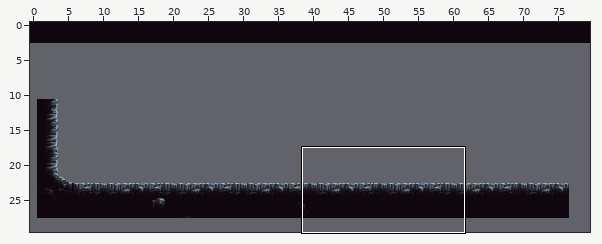
Tiled map -- Output/Assets/maps/level1.tmx. The first picture is a wide view before the edit; the outline marks the close-up.
Close-up. Before the commit:
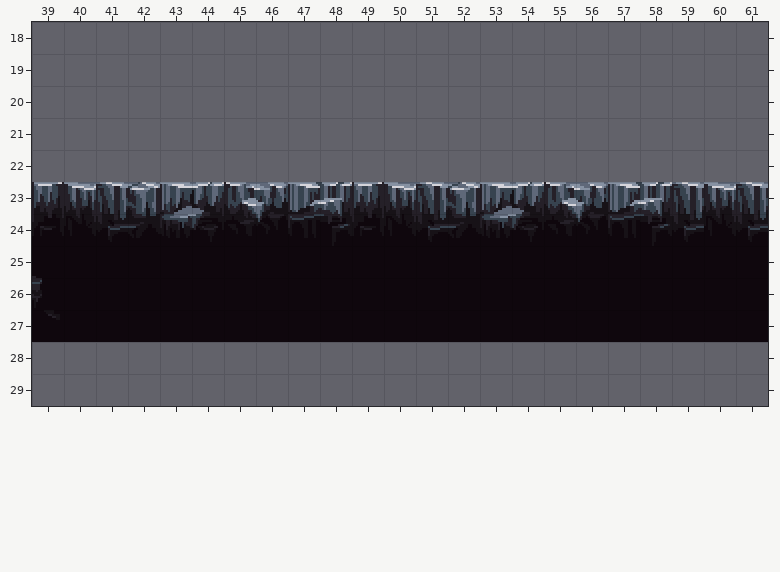
Cells are 16x16 px. Shown: x 39..61, y 18..29. The commit also changed other parts of the map, which this record leaves out.
The same view after the edit:
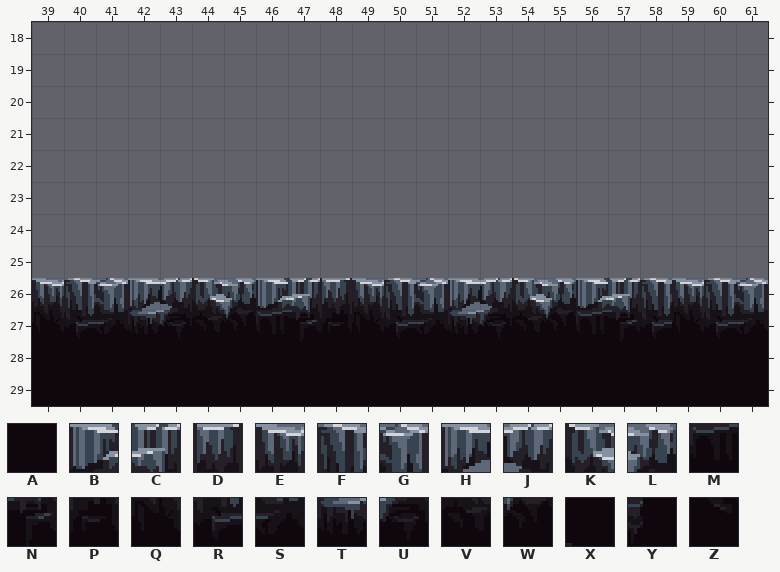
Key: from "mainlev_build": A 130, B 1486, C 1487, D 1489, E 1491, F 1493, G 1494, H 1496, J 1497, K 1499, L 1500, M 1550, N 1551, P 1553, Q 1555, R 1557, S 1558, T 1560, U 1561, V 1563, W 1564, X 1994, Y 2058, Z 2122.
_ is an empty cell.
From old to new:
{"where": "layer \"Tile Layer 1\""}
{"y":23,"x":39,"old":"DEFGHJKLBCDEFGHJKLBCFEF","new":"_______________________"}
{"y":24,"x":39,"old":"PQRSTUVWMNPQRSTUVWMNRQR","new":"_______________________"}
{"y":25,"x":39,"old":"XAAAAAAAAAAAAAAAAAAAAAA","new":"_______________________"}
{"y":26,"x":39,"old":"YAAAAAAAAAAAAAAAAAAAAAA","new":"EFGHJKLBCDEFGHJKLBCFEFG"}
{"y":27,"x":39,"old":"ZAAAAAAAAAAAAAAAAAAAAAA","new":"QRSTUVWMNPQRSTUVWMNRQRS"}
{"y":28,"x":39,"old":"_______________________","new":"AAAAAAAAAAAAAAAAAAAAAAA"}
{"y":29,"x":39,"old":"_______________________","new":"AAAAAAAAAAAAAAAAAAAAAAA"}
